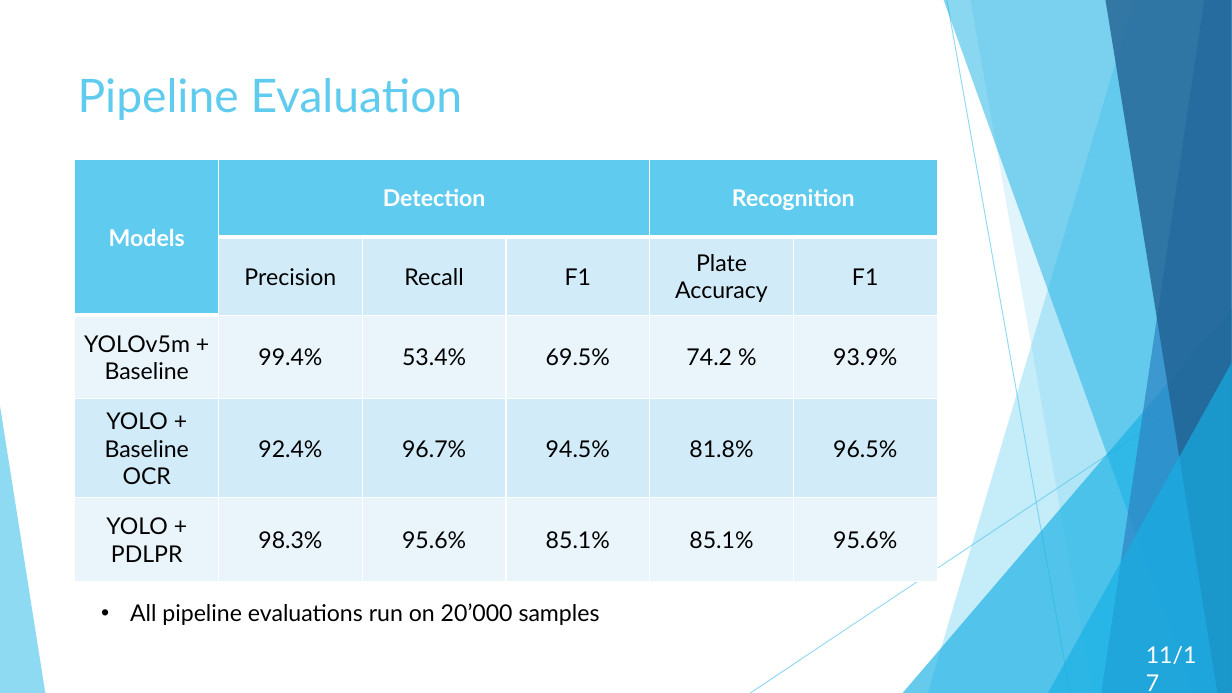
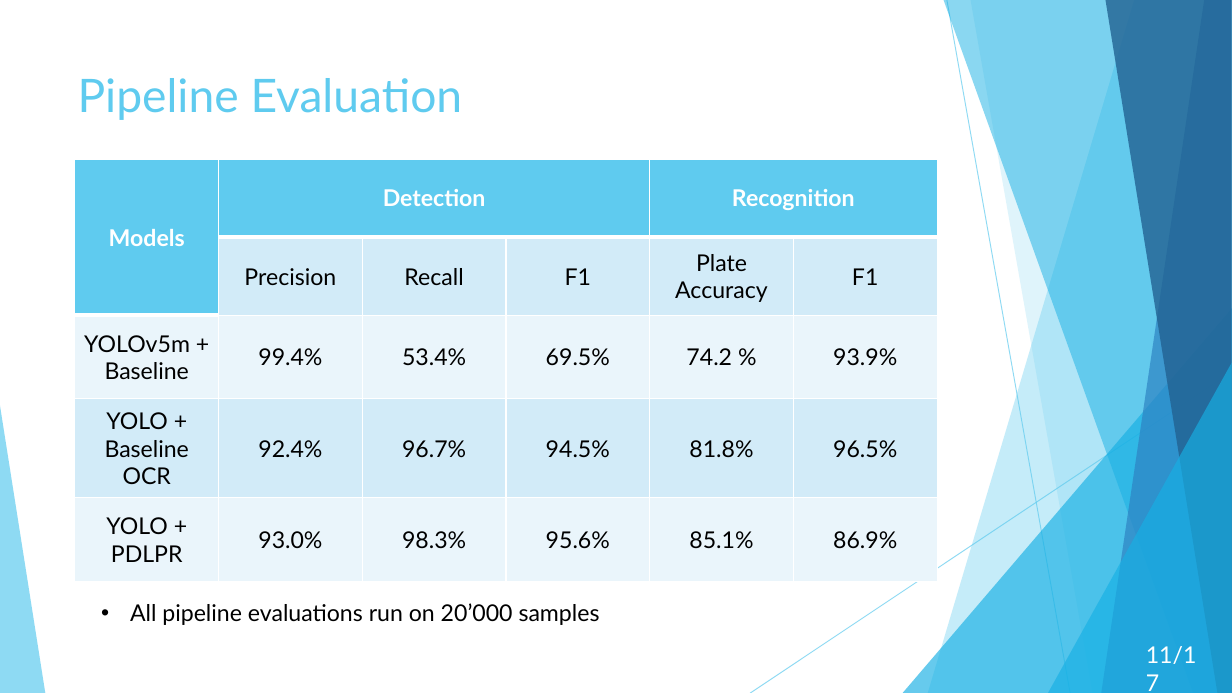
Before and after one commit to onorio21/CV_License_plate_detection_recognition, a slide deck: slide 11 of LicensePlatePresentation.pptx. Drawn at 1232x693 pixels with LibreOffice and Linux fonts; fonts in the diff are those of the drawing. Boxes give left, top, right and bottom in pixels: in the first picture for what was removed or moved away, otherwise in the second. Text is boxed around its words. In the diff, an @@ line names an element or a change of style, - is before the commit and + after.

```diff
--- a/LicensePlatePresentation.pptx
+++ b/LicensePlatePresentation.pptx
@@ table at (x1=75, y1=159, x2=940, y2=581) @@
-row 5: YOLO + PDLPR | 98.3% | 95.6% | 85.1% | 85.1% | 95.6%
+row 5: YOLO + PDLPR | 93.0% | 98.3% | 95.6% | 85.1% | 86.9%
```
Also in this commit, not shown: 2 other slides changed.
